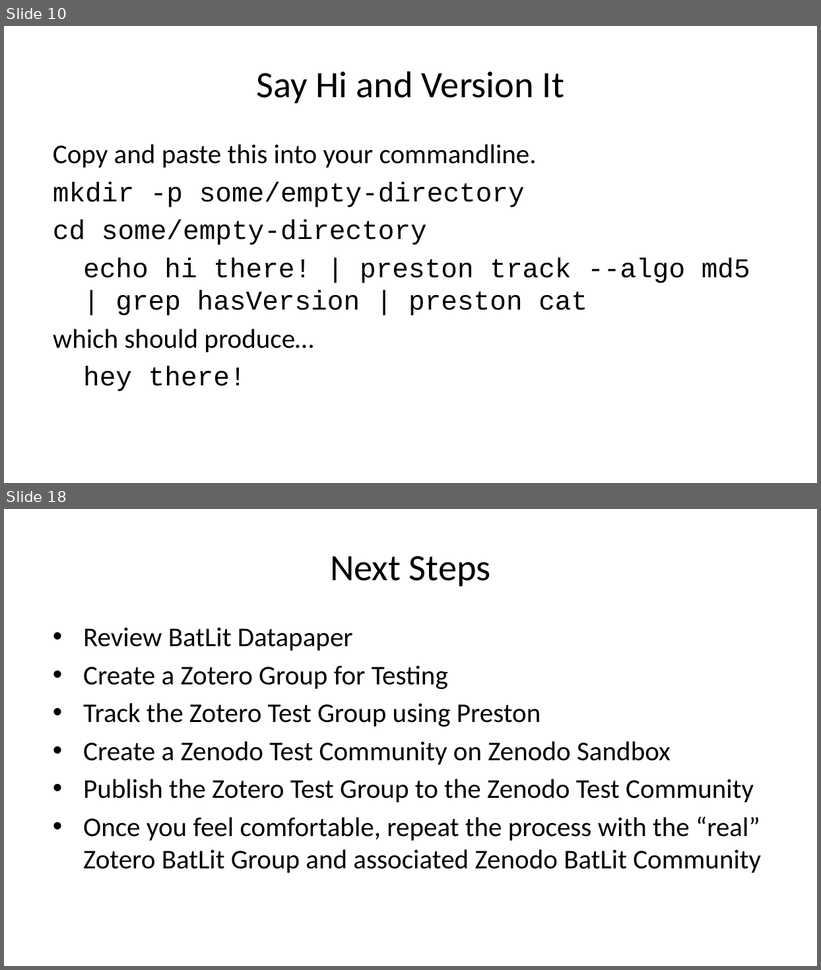
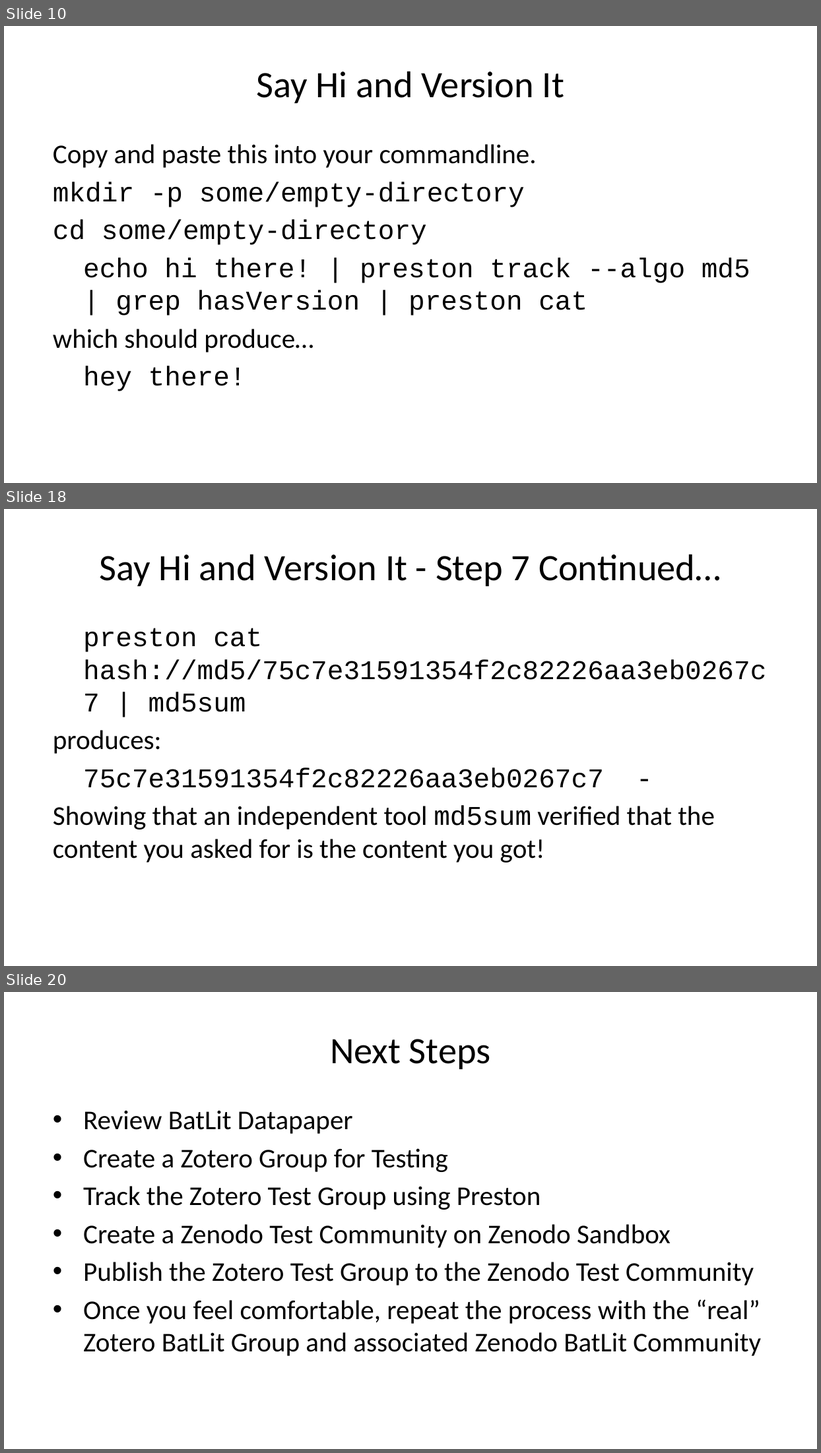
Before and after one commit to bat-literature/bat-literature.github.io, a slide deck: workshop.pptx. Shown one above the other, each under a label of ours: slides 10 and 18 before the commit, slides 10, 18 and 20 after it; the slides between them are not shown. The pictures are 821x970 and 821x1453 pixels, drawn with LibreOffice and Linux fonts; fonts in the diff are those of the drawing. Boxes give left, top, right and bottom in pixels: in the first picture for what was removed or moved away, otherwise in the second. Text is boxed around its words. In the diff, an @@ line names an element or a change of style, - is before the commit and + after.

```diff
--- a/workshop.pptx
+++ b/workshop.pptx
@@ slide 18 added at box(4, 509, 817, 966), background #FFFFFF @@
@@ title added at box(100, 554, 721, 586), 33 pt, text #000000 @@
+Say Hi and Version It - Step 7 Continued…
@@ text added at box(53, 628, 766, 863), 24 pt, text #000000 @@
+preston cat hash://md5/75c7e31591354f2c82226aa3eb0267c7 | md5sum
+produces:
+75c7e31591354f2c82226aa3eb0267c7 -
+Showing that an independent tool md5sum verified that the content you asked for is the content you got!
@@ what was slide 18 is now slide 20 @@
```
Also in this commit, not shown: 9 slides changed, 2 other slides added, 1 slide removed, 3 other files.
